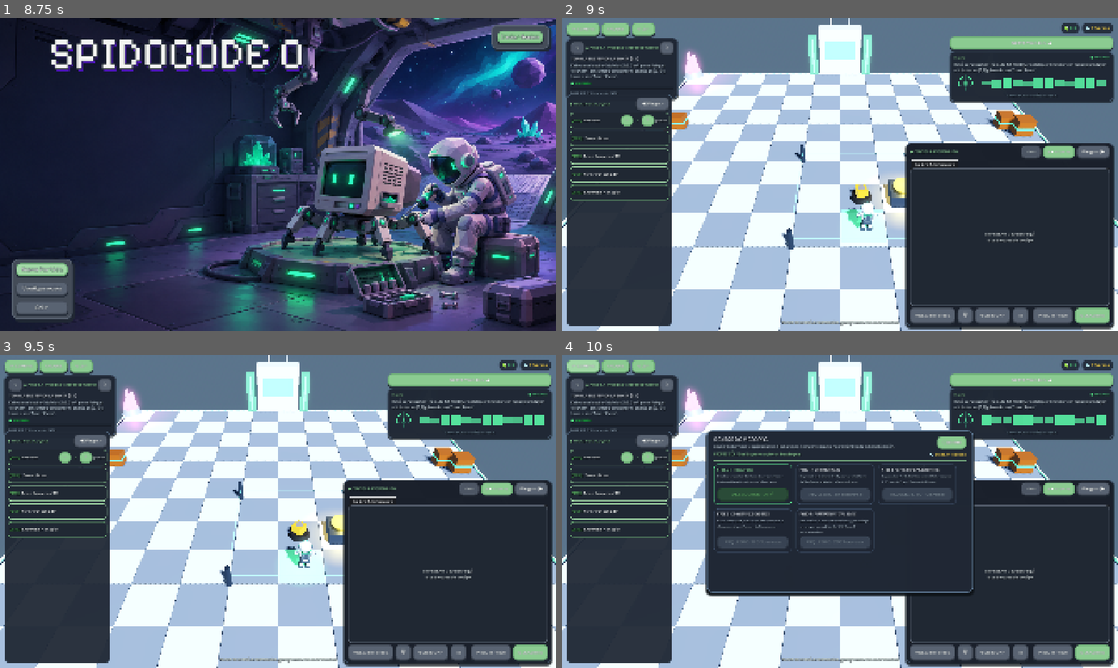
Above: before the commit, frames 1-4 (two rows, left to right).
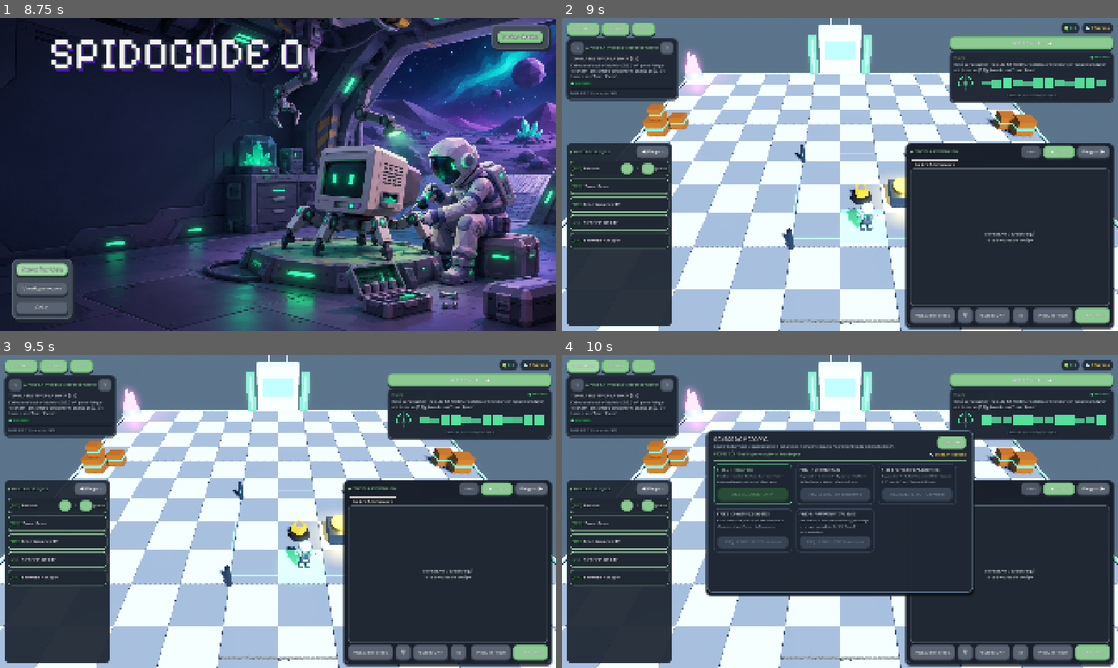
Above: after the commit, the same moments.

Repository: LeaGaj04/spido-code-0
Game: Godot game, scene res://escenas/menu_inicio.tscn
The game is run twice, just before and just after one commit, with the same random seed, the same clock (stepped at 60 frames per second) and the same inputs.
Inputs (mouse positions are in pixels of both pictures, inside the frame that each line leads up to):
- Up to frame 1 (8.75 s): click "Iniciar Sesión" at 0.5 s; click (278, 165) at 1.27 s; type "12" at 1.35 s; click (278, 177) at 1.5 s; type "12" at 1.58 s; click "Iniciar sesión" at 2 s; click "Iniciar sesión" at 2.75 s; click "¿Olvidaste tu contraseña?" at 3.5 s; click "Registrarse" at 4.25 s; click "Volver" at 5 s; click "Iniciar Sesión" at 5.75 s; click "¿Olvidaste tu contraseña?" at 6.5 s; click "Registrarse" at 7.25 s; click "Volver" at 8 s
- Up to frame 2 (9 s): click "Nueva Partida" at 8.75 s
- Up to frame 3 (9.5 s): no input
- Up to frame 4 (10 s): click "MEJORAS" at 9.5 s

Frame 1 is identical in both runs. In frame 2, 4.9% of the frame differs, in the area x 0-61%, y 24-99%; in frame 3, 4.9%; in frame 4, 4.9%.

Commit message:
fix(ui): alinear botones plegables a la misma altura en esquinas inferiores y evitar solapamiento con tarjeta mision

Diff:
--- a/escenas/principal.tscn
+++ b/escenas/principal.tscn
@@ -562,12 +562,14 @@
 [node name="DrawerPaleta" type="PanelContainer" parent="HUD"]
 unique_name_in_owner = true
 layout_mode = 1
+anchors_preset = 2
+anchor_top = 1.0
 anchor_bottom = 1.0
 offset_left = 16.0
-offset_top = 264.0
+offset_top = -650.0
 offset_right = 380.0
 offset_bottom = -16.0
-grow_vertical = 2
+grow_vertical = 0
 theme_override_styles/panel = SubResource("StyleBoxFlat_Drawer")
 
 [node name="VBox" type="VBoxContainer" parent="HUD/DrawerPaleta"]
@@ -605,10 +607,15 @@
 unique_name_in_owner = true
 visible = false
 layout_mode = 1
+anchors_preset = 2
+anchor_top = 1.0
+anchor_bottom = 1.0
 offset_left = 16.0
-offset_top = 264.0
-offset_right = 140.0
-offset_bottom = 302.0
+offset_top = -54.0
+offset_right = 160.0
+offset_bottom = -16.0
+grow_vertical = 0
+custom_minimum_size = Vector2(144, 38)
 text = "▶ BLOQUES"
 
 [node name="BtnAbrirConsolaFlotante" type="Button" parent="HUD"]
@@ -626,6 +633,7 @@
 offset_bottom = -16.0
 grow_horizontal = 0
 grow_vertical = 0
+custom_minimum_size = Vector2(144, 38)
 text = "◀ CONSOLA"
 
 [node name="LabelEstado" type="Label" parent="HUD"]
@@ -636,10 +644,10 @@
 anchor_top = 1.0
 anchor_right = 0.5
 anchor_bottom = 1.0
-offset_left = -200.0
-offset_top = -42.0
-offset_right = 200.0
-offset_bottom = -16.0
+offset_left = -300.0
+offset_top = -50.0
+offset_right = 300.0
+offset_bottom = -18.0
 grow_horizontal = 2
 grow_vertical = 0
 theme_override_colors/font_color = Color(0.9, 0.95, 0.92, 1)
